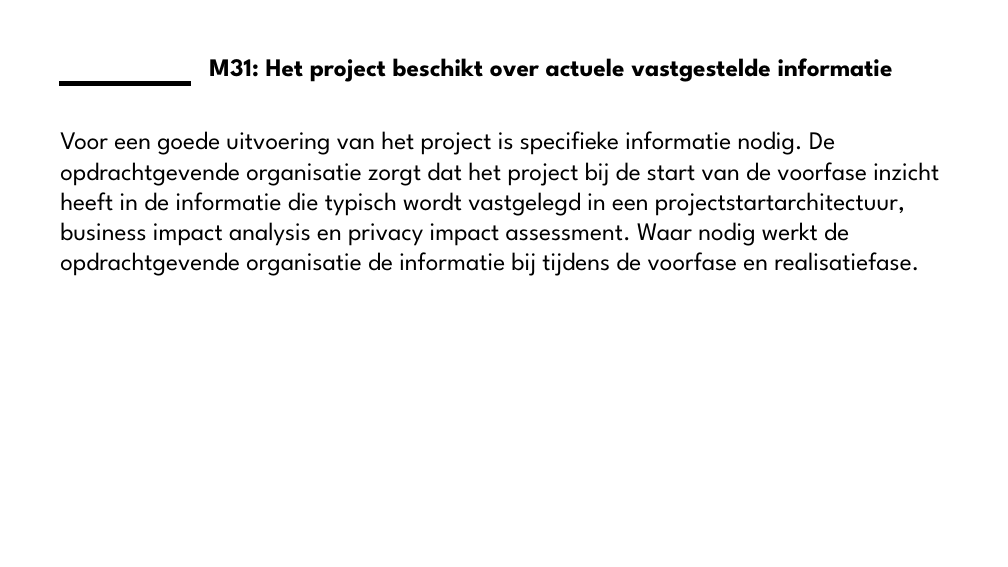
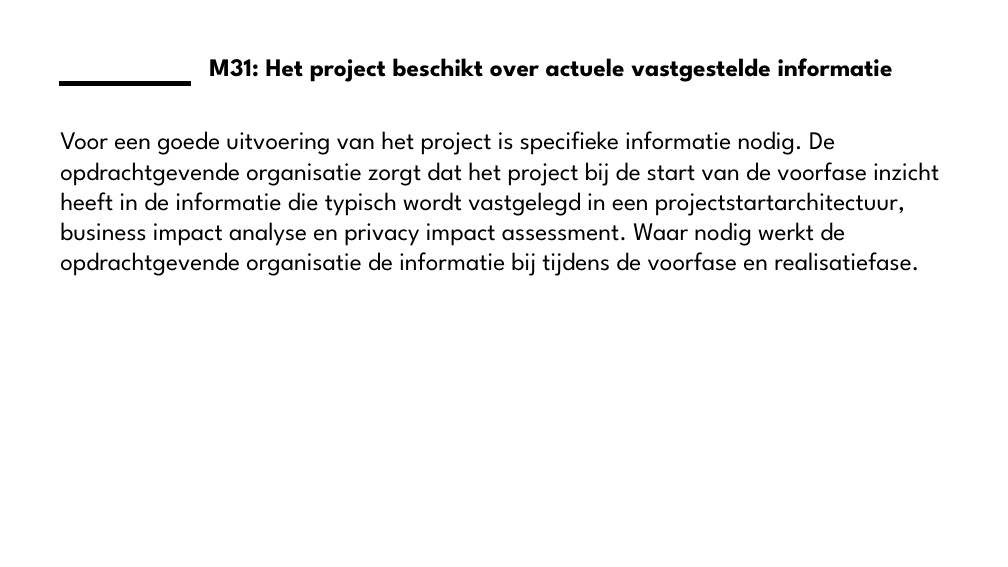
Before and after one commit to ICTU/Kwaliteitsaanpak, a slide deck: slide 5 of docs/wip/ICTU-Kwaliteitsaanpak.pptx. Drawn at 1008x567 pixels with LibreOffice and Linux fonts; fonts in the diff are those of the drawing; background and template pictures are left out. Boxes give left, top, right and bottom in pixels: in the first picture for what was removed or moved away, otherwise in the second. Text is boxed around its words. In the diff, an @@ line names an element or a change of style, - is before the commit and + after.

Commit message:
Voeg template voor voortgang voorfase producten toe. (#986)
Closes #760.

```diff
--- a/docs/wip/ICTU-Kwaliteitsaanpak.pptx
+++ b/docs/wip/ICTU-Kwaliteitsaanpak.pptx
@@ text at box(60, 131, 939, 276): text changed @@
-Voor een goede uitvoering van het project is specifieke informatie nodig. De opdrachtgevende organisatie zorgt dat het project bij de start van de voorfase inzicht heeft in de informatie die typisch wordt vastgelegd in een projectstartarchitectuur, business impact analysis en privacy impact assessment. Waar nodig werkt de opdrachtgevende organisatie de informatie bij tijdens de voorfase en realisatiefase.
+Voor een goede uitvoering van het project is specifieke informatie nodig. De opdrachtgevende organisatie zorgt dat het project bij de start van de voorfase inzicht heeft in de informatie die typisch wordt vastgelegd in een projectstartarchitectuur, business impact analyse en privacy impact assessment. Waar nodig werkt de opdrachtgevende organisatie de informatie bij tijdens de voorfase en realisatiefase.
```
Also in this commit, not shown: 38 other files.
